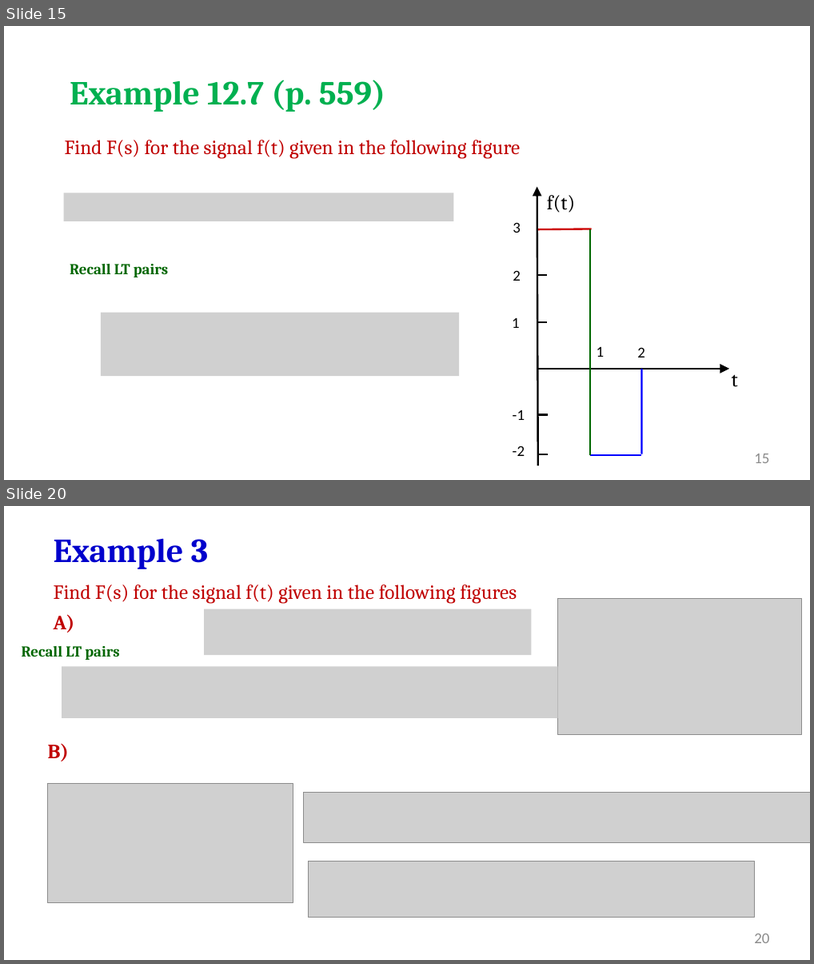
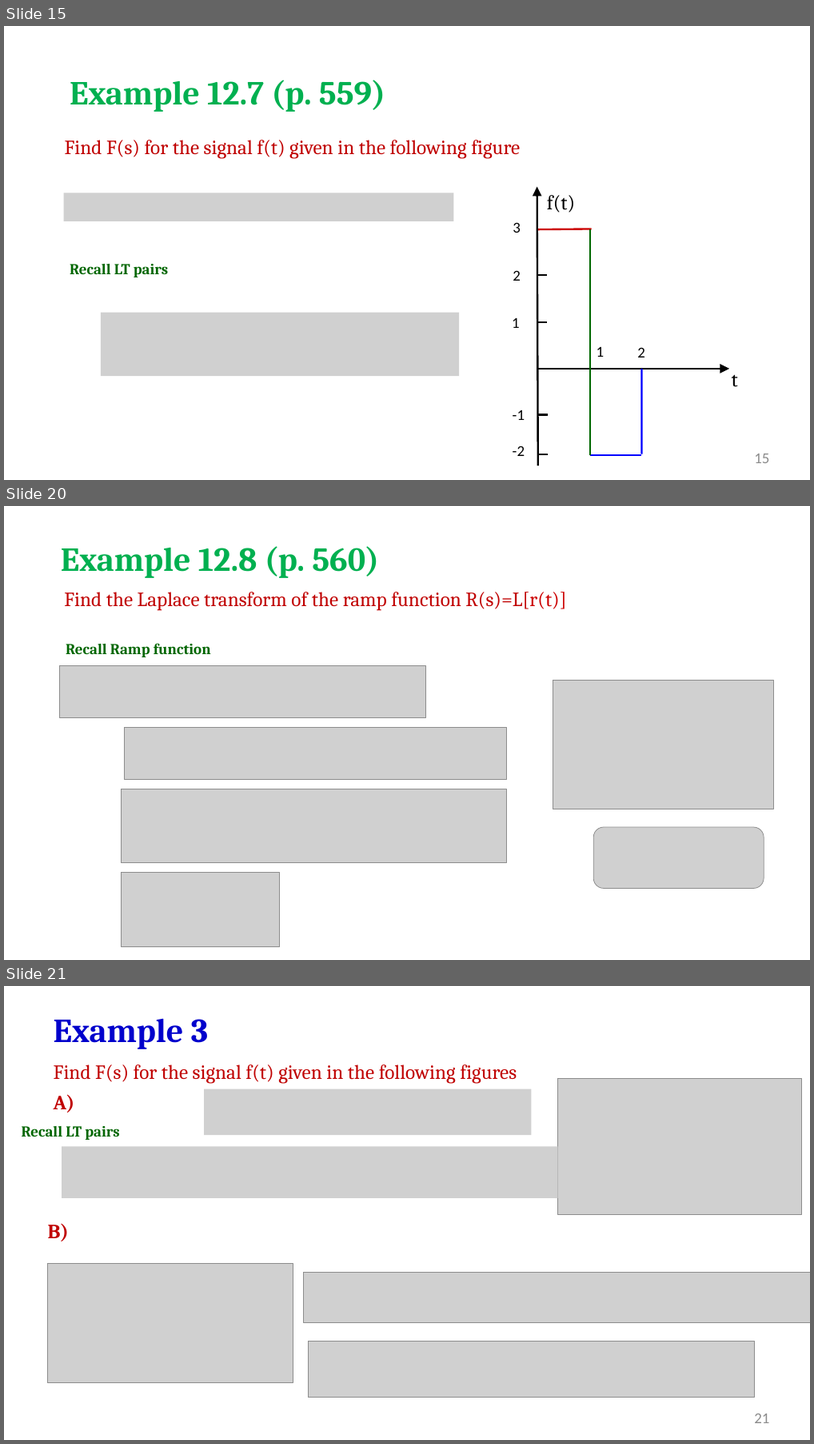
Before and after one commit to salmanrazzaq1993/AUM-WORK, a slide deck: PP WORK/Instructor Version/Week 2/Week 2 lecture 2 LT.pptx. Shown one above the other, each under a label of ours: slides 15 and 20 before the commit, slides 15, 20 and 21 after it; the slides between them are not shown. The pictures are 814x964 and 814x1444 pixels, drawn with LibreOffice and Linux fonts; fonts in the diff are those of the drawing; grey boxes stand for pictures; background and template pictures are left out. Boxes give left, top, right and bottom in pixels: in the first picture for what was removed or moved away, otherwise in the second. Text is boxed around its words. In the diff, an @@ line names an element or a change of style, - is before the commit and + after.

```diff
--- a/PP WORK/Instructor Version/Week 2/Week 2 lecture 2 LT.pptx
+++ b/PP WORK/Instructor Version/Week 2/Week 2 lecture 2 LT.pptx
@@ slide 20 added at [4,506,810,960], background picture (left out) @@
@@ text added at [61,546,379,578], 40 pt, text #00B050, bold @@
+Example 12.8 (p. 560)
@@ text added at [64,592,566,611], 24 pt, text #C00000 @@
+Find the Laplace transform of the ramp function R(s)=L[r(t)]
@@ text added at [66,643,211,657], 18 pt, text #006600, bold @@
+Recall Ramp function
@@ picture added at [60,665,426,717] @@
@@ picture added at [554,680,774,808] @@
@@ picture added at [124,727,506,779] @@
@@ picture added at [122,788,506,862] @@
@@ picture added at [594,827,765,888] @@
@@ picture added at [122,872,280,947] @@
@@ what was slide 20 is now slide 21 @@
@@ page number at [754,1413,770,1423]: text changed @@
-20
+21
```
Also in this commit, not shown: 4 slides changed.
